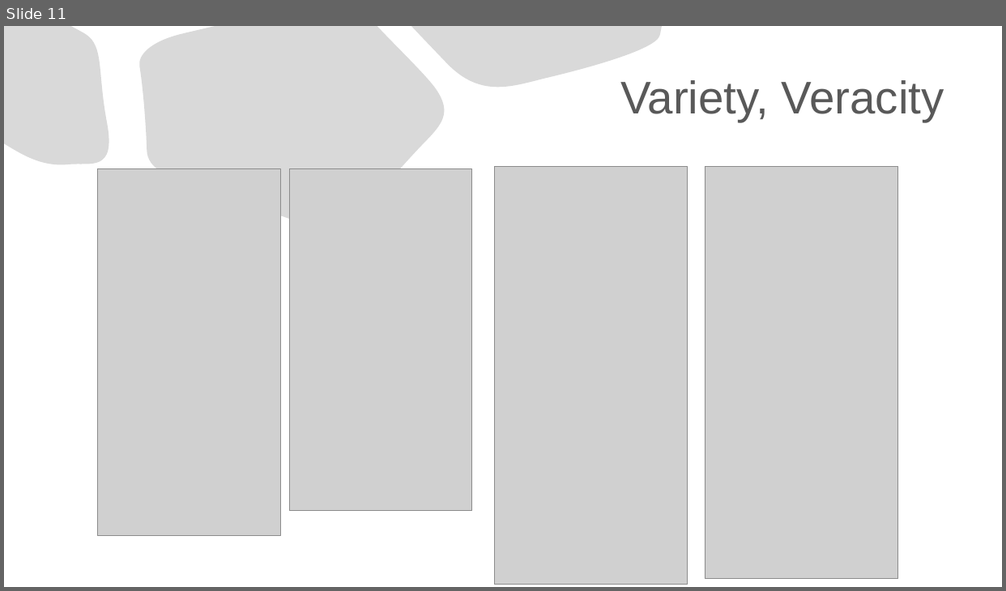
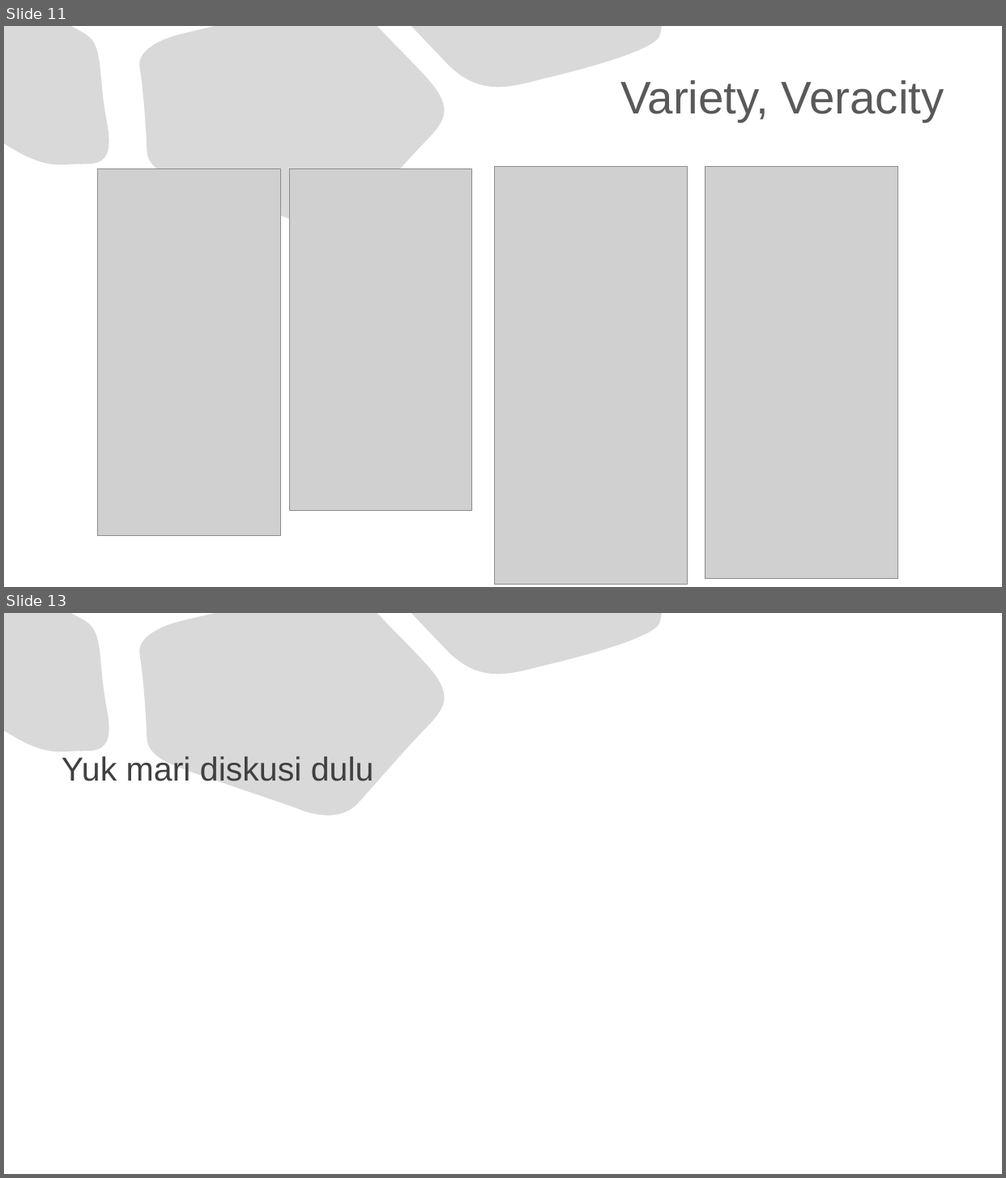
Before and after one commit to jendralhxr/bigdata, a slide deck: case_opensky.pptx. Shown one above the other, each under a label of ours: slide 11 before the commit, slides 11 and 13 after it; the slides between them are not shown. The pictures are 1006x591 and 1006x1178 pixels, drawn with LibreOffice and Linux fonts; fonts in the diff are those of the drawing; grey boxes stand for pictures. Boxes give left, top, right and bottom in pixels: in the first picture for what was removed or moved away, otherwise in the second. Text is boxed around its words. In the diff, an @@ line names an element or a change of style, - is before the commit and + after.

```diff
--- a/case_opensky.pptx
+++ b/case_opensky.pptx
@@ slide 13 added at [4, 613, 1002, 1174], background #FFFFFF; not listed: 3 template elements that a slide beside it also shows @@
@@ text added at [62, 756, 374, 781], 32 pt, text #404040 @@
+Yuk mari diskusi dulu
```
Also in this commit, not shown: 4 slides changed, 3 other slides added, 1 slide removed.
